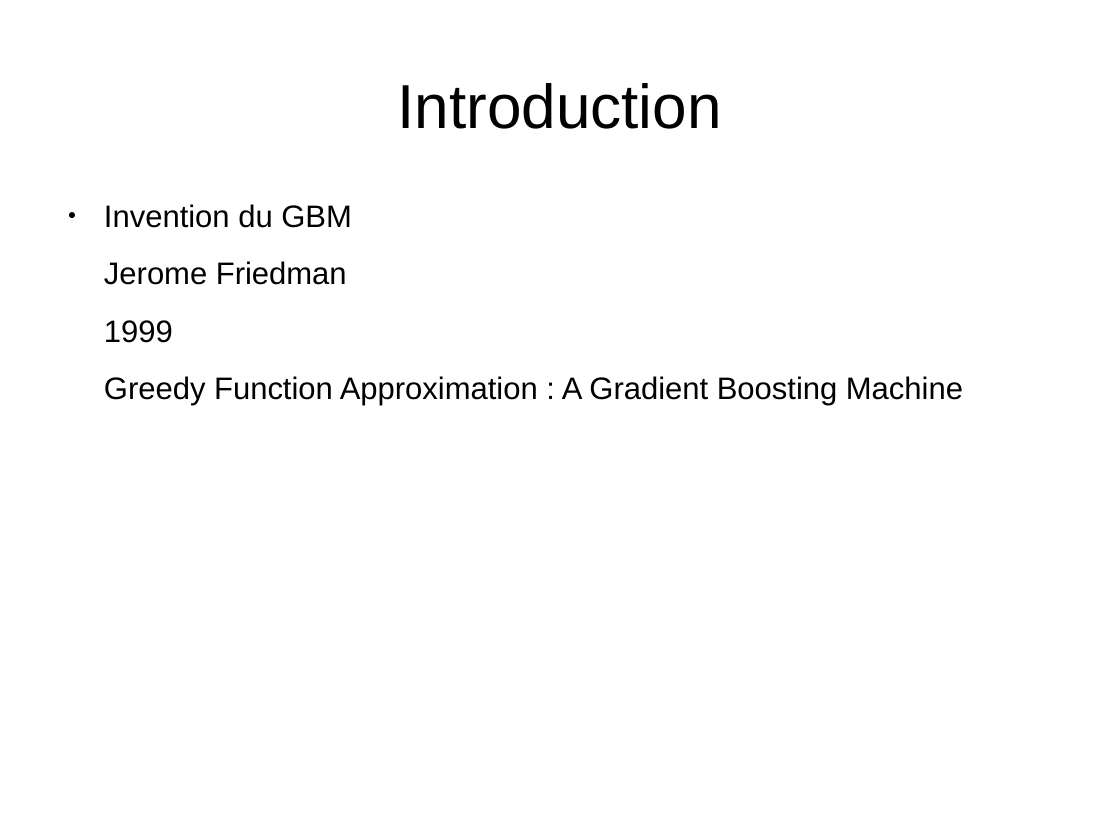
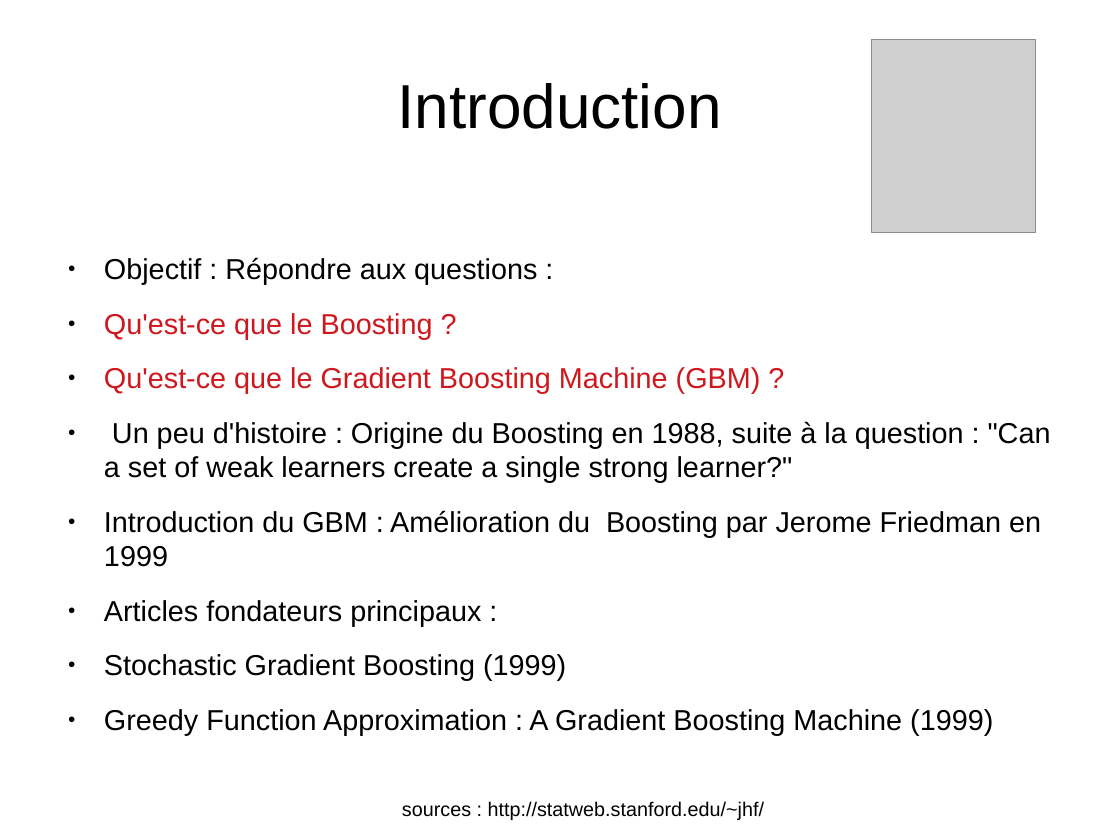
Before and after one commit to kad15/GBM, a slide deck: slide 3 of GBM_kad.odp. Drawn at 1120x840 pixels with LibreOffice and Linux fonts; fonts in the diff are those of the drawing; grey boxes stand for pictures; background and template pictures are left out. Boxes give left, top, right and bottom in pixels: in the first picture for what was removed or moved away, otherwise in the second. Text is boxed around its words. In the diff, an @@ line names an element or a change of style, - is before the commit and + after.

```diff
--- a/GBM_kad.odp
+++ b/GBM_kad.odp
@@ picture added at (x1=872, y1=40, x2=1036, y2=232) @@
@@ text at (x1=104, y1=257, x2=1051, y2=735): text changed; size 22 to 20.4 pt @@
-● Invention du GBM
-Jerome Friedman
-1999
-Greedy Function Approximation : A Gradient Boosting Machine
+● Objectif : Répondre aux questions :
+● Qu'est-ce que le Boosting ?
+● Qu'est-ce que le Gradient Boosting Machine (GBM) ?
+● Un peu d'histoire : Origine du Boosting en 1988, suite à la question : "Can a set of weak learners create a single strong learner?"
+● Introduction du GBM : Amélioration du Boosting par Jerome Friedman en 1999
+● Articles fondateurs principaux :
+● Stochastic Gradient Boosting (1999)
+● Greedy Function Approximation : A Gradient Boosting Machine (1999)
@@ text added at (x1=402, y1=801, x2=764, y2=820), 14 pt, text #000000 @@
+sources : http://statweb.stanford.edu/~jhf/
```
Also in this commit, not shown: 3 other slides changed, 4 slides added, 1 other file.
